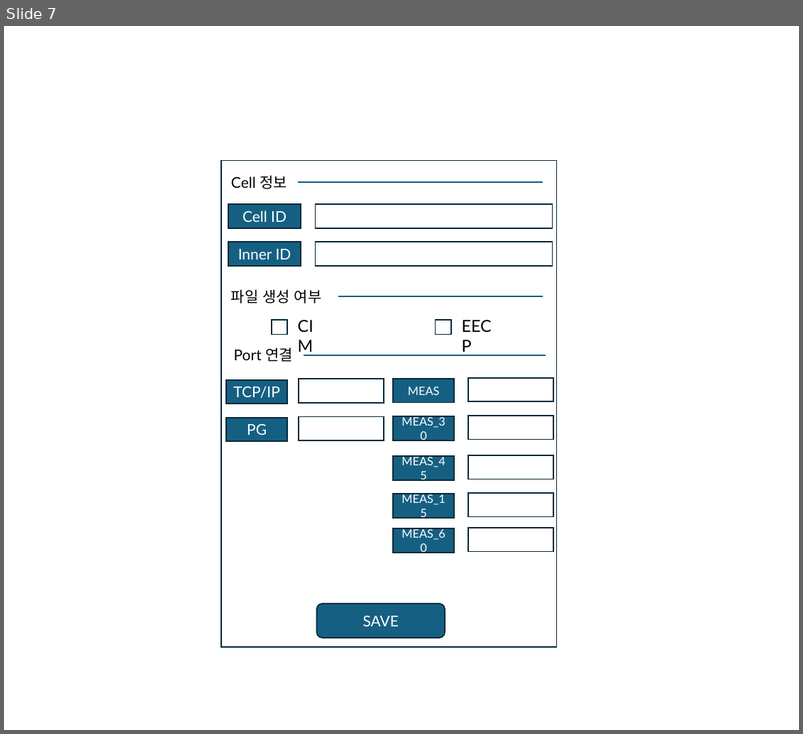
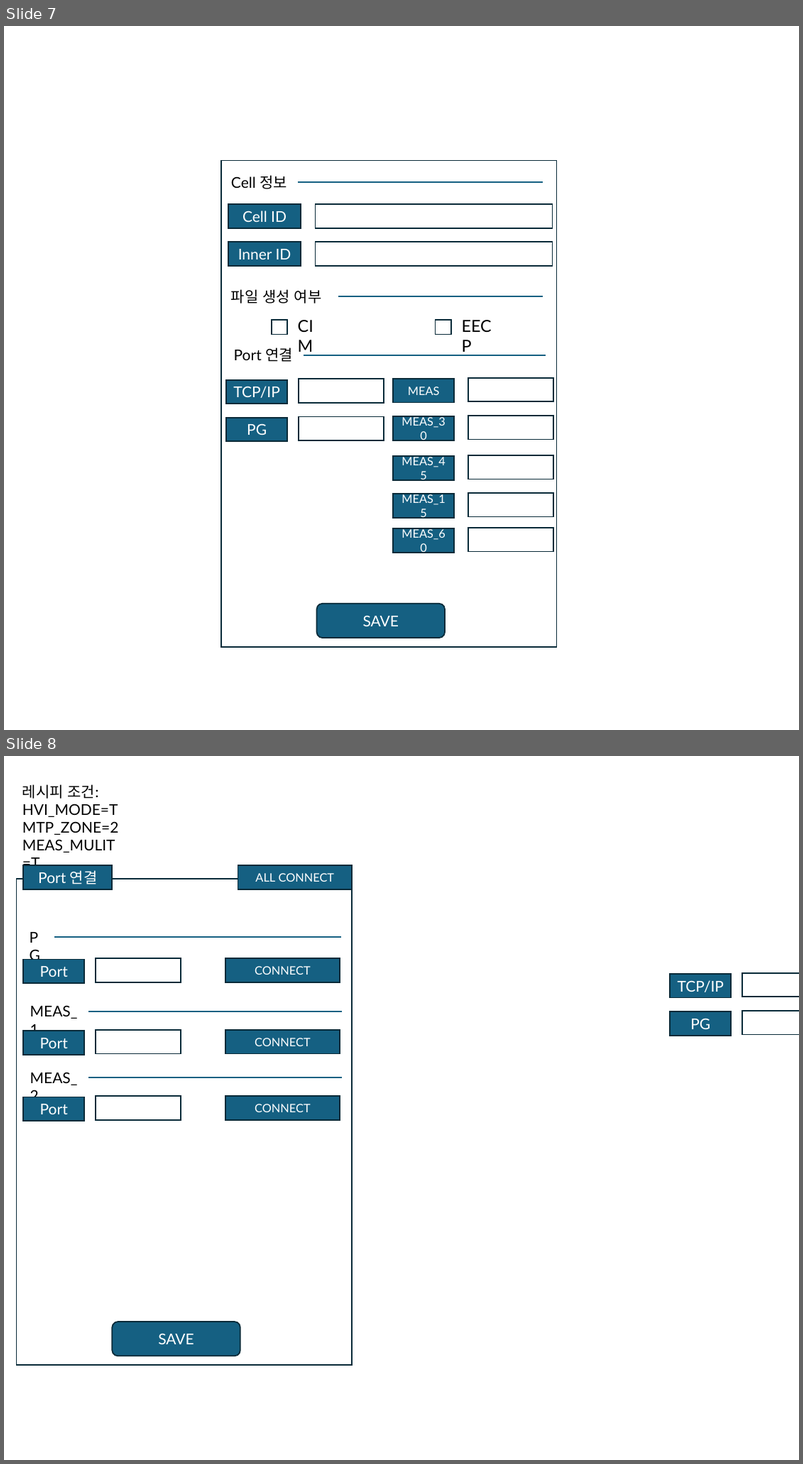
Before and after one commit to jvvoung/OptiX_ver4.8, a slide deck: UI.pptx. Shown one above the other, each under a label of ours: slide 7 before the commit, slides 7 and 8 after it. The pictures are 803x734 and 803x1464 pixels, drawn with LibreOffice and Linux fonts; fonts in the diff are those of the drawing. Boxes give left, top, right and bottom in pixels: in the first picture for what was removed or moved away, otherwise in the second. Text is boxed around its words. In the diff, an @@ line names an element or a change of style, - is before the commit and + after.

Commit message:
Persist port connection state and add scroll for cell info

```diff
--- a/UI.pptx
+++ b/UI.pptx
@@ slide 8 added at [4, 756, 799, 1460], background #FFFFFF @@
@@ text added at [22, 784, 119, 853], 18 pt, text #000000 @@
+레시피 조건:
+HVI_MODE=T
+MTP_ZONE=2
+MEAS_MULIT=T
@@ rectangle added at [17, 879, 353, 1366], outline #092A39 1.5 pt @@
@@ rectangle added at [23, 866, 112, 889], fill #156082, outline #092A39 1.5 pt, 18 pt, text #FFFFFF @@
+Port 연결
@@ rectangle added at [238, 866, 352, 889], fill #156082, outline #092A39 1.5 pt, 14 pt, text #FFFFFF @@
+ALL CONNECT
@@ text added at [23, 925, 54, 948], 18 pt, text #000000 @@
+PG
@@ line added from (54, 937) to (341, 937), #156082 1.5 pt @@
@@ rectangle added at [23, 960, 84, 983], fill #156082, outline #092A39 1.5 pt, 18 pt, text #FFFFFF @@
+Port
@@ rectangle added at [96, 959, 182, 982], outline #092A39 1.5 pt @@
@@ rectangle added at [226, 959, 339, 982], fill #156082, outline #092A39 1.5 pt, 14 pt, text #FFFFFF @@
+CONNECT
@@ rectangle added at [671, 975, 731, 998], fill #156082, outline #092A39 1.5 pt, 18 pt, text #FFFFFF @@
+TCP/IP
@@ rectangle added at [742, 973, 799, 997], outline #092A39 1.5 pt @@
@@ text added at [30, 1005, 78, 1031], 18 pt, text #000000 @@
+MEAS_1
@@ rectangle added at [742, 1011, 799, 1034], outline #092A39 1.5 pt @@
@@ rectangle added at [23, 1031, 84, 1055], fill #156082, outline #092A39 1.5 pt, 18 pt, text #FFFFFF @@
+Port
@@ line added from (88, 1012) to (342, 1012), #156082 1.5 pt @@
@@ rectangle added at [96, 1030, 182, 1054], outline #092A39 1.5 pt @@
@@ rectangle added at [226, 1030, 339, 1054], fill #156082, outline #092A39 1.5 pt, 14 pt, text #FFFFFF @@
+CONNECT
@@ rectangle added at [671, 1012, 731, 1036], fill #156082, outline #092A39 1.5 pt, 18 pt, text #FFFFFF @@
+PG
@@ text added at [30, 1072, 78, 1098], 18 pt, text #000000 @@
+MEAS_2
@@ line added from (88, 1078) to (342, 1078), #156082 1.5 pt @@
@@ rectangle added at [23, 1098, 84, 1121], fill #156082, outline #092A39 1.5 pt, 18 pt, text #FFFFFF @@
+Port
@@ rectangle added at [96, 1097, 182, 1120], outline #092A39 1.5 pt @@
@@ rectangle added at [226, 1097, 339, 1120], fill #156082, outline #092A39 1.5 pt, 14 pt, text #FFFFFF @@
+CONNECT
@@ rounded rectangle added at [112, 1322, 240, 1356], fill #156082, outline #092A39 1.5 pt, 18 pt, text #FFFFFF @@
+SAVE
```
Also in this commit, not shown: 3 other slides added, 3 other files.
